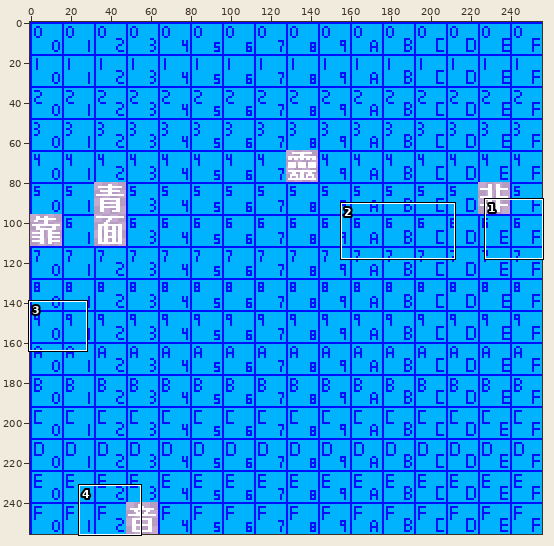
Sprite sheet, stored at assets/base/font/cosmic-reach-font-9700.png. The first picture is a wide view before the edit; the outline marks the close-up.
Close-up. As it was:
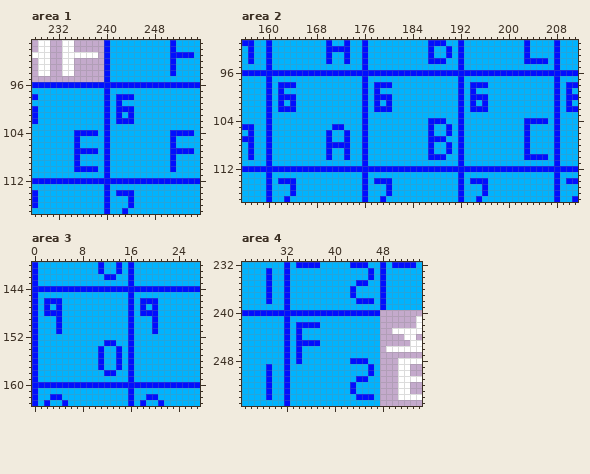
The file is 256x256 pixels. Shown: area 1: x 228..255, y 89..117; area 2: x 156..211, y 91..117; area 3: x 0..27, y 140..163; area 4: x 25..54, y 232..255.
After:
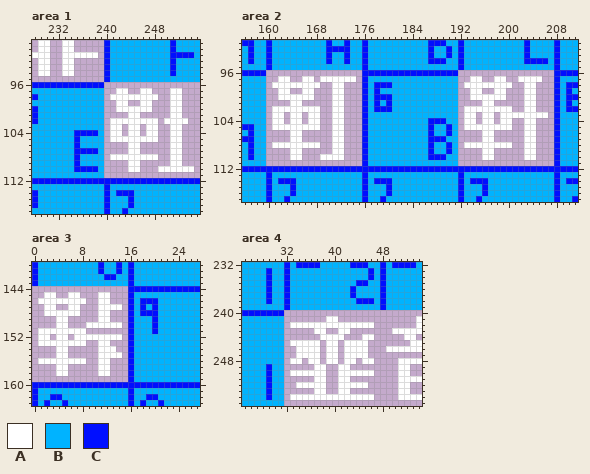
Palette (. is transparent): A #ffffff  B #00b3ff  C #000fff
Change:
Changed rows in their new state; - is an unchanged pixel.
Area 1:
first column x 240:
 96 ................
 97 ..AA..AA...AA...
 98 .AAAAAAAA..AA...
 99 ..AA..AA...AA...
100 ..AAAAAA...AA...
101 ....AA.....AA...
102 .AAAAAAAA.AAAA..
103 .AA.AA.AA..AA...
104 .AA.AA.AA..AA...
105 .AAAAAAAA..AA...
106 ....AA.....AA...
107 ....AA.....AA...
108 .AAAAAAAA..AA...
109 ....AA.....AA...
110 ....AA...AAAAAA.
111 ................
Area 2:
first column x 160:
 96 ................----------------................
 97 ..AA..AA.AAAAAA.----------------..AA..AA..AAAA..
 98 .AAAAAAAA..AA...----------------.AAAAAAAA..AA...
 99 ..AA..AA...AA...----------------..AA..AA...AA...
100 ..AAAAAA...AA...----------------..AAAAAA...AA...
101 ....AA.....AA...----------------....AA.....AA...
102 .AAAAAAAA..AA...----------------.AAAAAAAA..AA...
103 .AA.AA.AA..AA...----------------.AA.AA.AAAAAAAA.
104 .AA.AA.AA..AA...----------------.AA.AA.AA..AA...
105 .AAAAAAAA..AA...----------------.AAAAAAAA..AA...
106 ....AA.....AA...----------------....AA.....AA...
107 ....AA.....AA...----------------....AA.....AA...
108 .AAAAAAAA..AA...----------------.AAAAAAAA..AA...
109 ....AA.....AA...----------------....AA.....AA...
110 ....AA...AAAA...----------------....AA.....AA...
111 ................----------------................
Area 3:
first column x 0:
144 ................
145 ..AA..AA...AA...
146 .AAAAAAAA..AA...
147 ..AA..AA...AAAA.
148 ..AAAAAA...AA...
149 ....AA.....AA...
150 ....AA...AAAAAA.
151 .AAAAAAAA.......
152 .AA.AA.AAAAAAAA.
153 .AAAAAAAA..AA...
154 ....AA.....AAA..
155 ....AA.....AAAA.
156 .AAAAAAAA..AA...
157 ....AA.....AA...
158 ....AA.....AA...
159 ................
Area 4:
first column x 32:
240 ................
241 .......AA.......
242 .AAAAAAAAAAAAAA.
243 .....AA..AA.....
244 ......AAAA...AA.
245 .AAAAA.AA.AAAA..
246 ..AAAA.AA.AAAA..
247 ..AAAA.AA.AAAA..
248 .AA.AA.AA.AA.AA.
249 .....AA..AA.....
250 .AAAAAA..AAAAAA.
251 .....AA..AA.....
252 ..AAAAA..AAAAA..
253 .....AA..AA.....
254 .AAAAAAAAAAAAAA.
255 ................
Boxes around the changes in both close-ups, in picture pixels (x1, y1, x2, y2):
changed: (104, 82, 200, 178)
changed: (266, 70, 362, 166)
changed: (458, 70, 554, 166)
changed: (32, 286, 128, 382)
changed: (284, 310, 380, 406)
